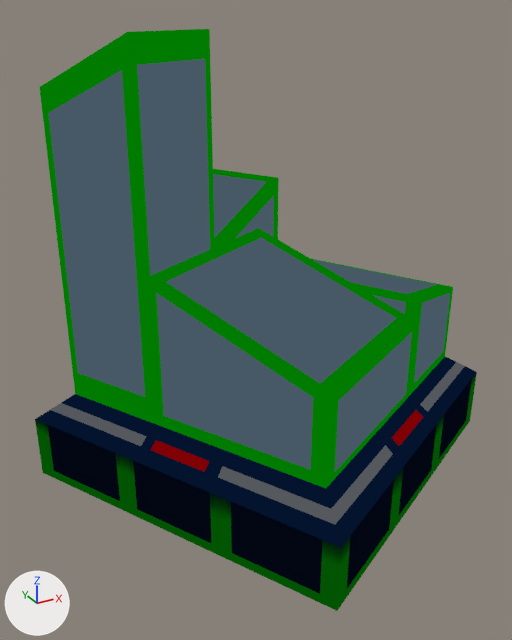
The glTF model public/assets/goldens/ps2_save-icons_timesplitters-2saved-maps.glb as it was, and as the next commit left it.
One viewpoint serves both versions: a 50 mm camera at (-3.5, -6.05, 4.75) aimed at (-0.25, -0.14, 1.79). Arrows for +X, +Y and +Z are at lower left; the lights stay in place. The first picture is the older version. Vertices at exactly the same position are counted once.

Names of what the first picture shows: 'TimeSplitters 2(Saved Maps)'.
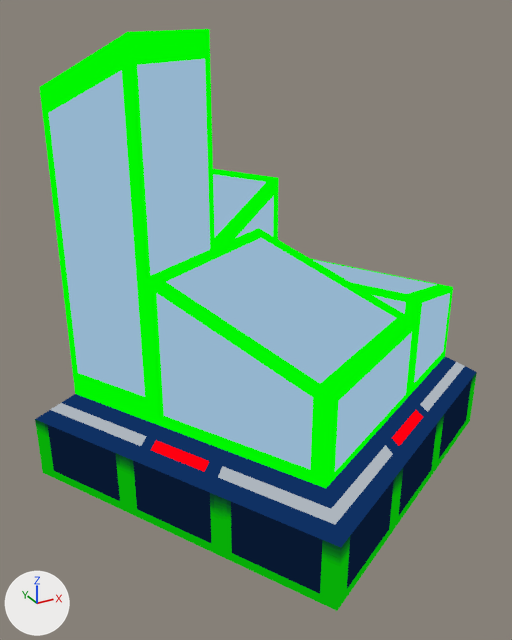
Changed parts and their boxes [x1, y1, x2, y2] in the pictures (512 x 640 px):
part 1 of me_timesplitters_2_saved_maps, recoloured (lighter)
    both: [35, 29, 477, 611]

Diff of the bpy script that builds the scene:
```diff
--- a/public/assets/goldens/ps2_save-icons_timesplitters-2saved-maps.glb.py
+++ b/public/assets/goldens/ps2_save-icons_timesplitters-2saved-maps.glb.py
@@ me_timesplitters_2_saved_maps @@
 me_timesplitters_2_saved_maps.from_pydata(...)  # 37 vertices, 64 faces; spans x -2.43..2.43, y -2.43..2.43, z 0.09..4.58
 # used by ob_timesplitters_2_saved_maps; location = (0.0, 0.0, 0.0)
+# me_timesplitters_2_saved_maps part 1: 64 faces centred in x -1.87..1.87, y -1.87..1.91, z 0.09..4.42 are repainted in the vertex colours; the middle colour goes from grey #808080 to white #ffffff
 me_timesplitters_2_saved_maps.materials.append(mat_ps2_icon)
```
